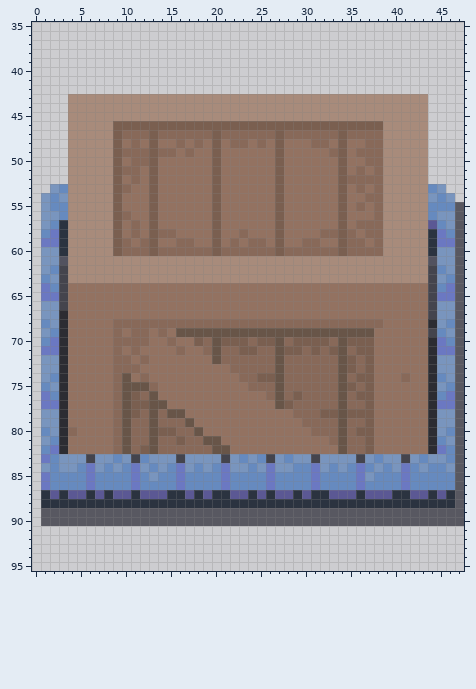
Sprite sheet: sprites/images/pit_animation_1.png. This is how it looked before the edit.
The file is 96x192 pixels, drawn in blocks of 2x2; one block is one cell here. Shown: x 0..47, y 35..95.
Now the later version:
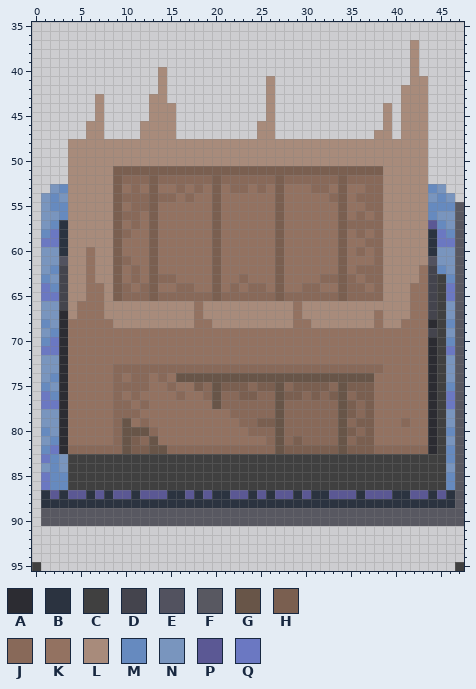
Palette (. is transparent): A #2c2c32  B #2b3340  C #404040  D #44444d  E #52525f  F #585861  G #685548  H #7a5f50  J #886959  K #937261  L #a88b7b  M #668abf  N #7995be  P #5b5894  Q #6b78c2
Diff:
Changed rows in their new state; - is an unchanged pixel.
first column x 4:
37 --------------------------------------L---
38 --------------------------------------L---
39 --------------------------------------L---
40 ----------L---------------------------L---
41 ----------L-----------L---------------LL--
42 ----------L-----------L--------------LLL--
43 ...-.....--...........-..............-----
44 ...-.....---..........-............-.-----
45 ...-.....---..........-............-.-----
46 ..--....LLLL.........LL............-.-----
47 ..--....LLLL.........LL...........L-.-----
48 -----LLLLLLLLLLLLLLLLLLLLLLLLLLLLLL-------
49 -----LLLLLLLLLLLLLLLLLLLLLLLLLLLLLL-------
50 -----LLLLLLLLLLLLLLLLLLLLLLLLLLLLLL-------
51 ------HHH-HHHHHH-HHHHHH-HHHHHH-HHHH-------
52 ------J-J-JJJJJJ-JJJJJJ-JJJJJJ------------
53 ------KJ----J-J---JJ-J-----JJ---KJ--------
54 ------JJJ-JJ-J---------------J--J---------
55 -------JJ-----------------------KJ--------
56 -------J------------------------J---------
57 -------------------------------J----------
58 ------JK--KK-------K--------KK-KJK--------
59 ------K-K---KK----K-KK----KK---KKJ--------
60 --K---KKK-KKKKKK-KKKKKK-KKKKKK-K-K--------
61 --K--HJKKHKKKKKKHKKKKKKHKKKKKKHKKKJ-------
62 --K--HKJKHKKKKKKHKKKKKKHKKKKKKHKJJJ----K--
63 --K--HKJKHJJKKKKHKKJKKKHKKKKJJHJKJJ----K-C
64 LL--LHJ-JH--JJ--H-J-JJ-H--JJ--HJJ-JLLL---C
65 LL--LHJJJHJJJJJJHJJJJJJHJJJJJJHJJJJLLL---C
66 L---LLLLLLLLLL-LLLLLLLLLL-LLLLLLLLLLLL---C
67 L---LLLLLLLLLL-LLLLLLLLLL-LLLLLLLL-LLL---C
68 -----LLLLLLLLLKKLLLLLLLLLKKLLLLLLLKLL----C
69 -----K-KK-K-KKKKKKKKKKKKKKKKKKKKKK-------C
70 -----KKKK--K--KKKKKKKKKKKKKKKKKKKK-------C
71 -----K-K----K--KKKKKKKKKKKKKKKKKKK-------C
72 -----KK-K-------KKKKKKKKKKKKKKKKKK-------C
73 --------JJJJJJJJJJ-----J------JJ-JJ------C
74 ------KJ--J-GGGGGGGGGGG-GGGGGG-GGG---K---C
75 ------JJJK-J--HJGHHH-HH--HHHH---H--------C
76 ------KJKK--J--JGJJHHJ--H--H-H-----------C
77 ------JKJKK-----GJJJJJJ-J------H---------C
78 ------JJKKKKK-----JJJJJGJ---JJ--J--------C
79 -------K-KKKKK-----JJHHGJJ------H----J---C
80 K------GGJKKKKK-----JJJGJJJ----HJ--------C
81 -------H--KKKKKKK-----JGJHJJJ---H--------C
82 JJJJJ--H--G-----JJJJJJJGHHHHHH-HH-JJJJJJ-C
83 CCCCCCCCCCCCCCCCCCCCCCCCCCCCCCCCCCCCCCCCCC
84 CCCCCCCCCCCCCCCCCCCCCCCCCCCCCCCCCCCCCCCCCC
85 CCCCCCCCCCCCCCCCCCCCCCCCCCCCCCCCCCCCCCCCCC
86 CCCCCCCCCCCCCCCCCCCCCCCCCCCCCCCCCCCCCCCCCC
first column x 0:
95 C----------------------------------------------C
Changed places in both pictures, as pixel boxes (x1, y1, x2, y2):
changed: (68, 40, 446, 490)
added: (32, 562, 41, 571)
added: (455, 562, 464, 571)
